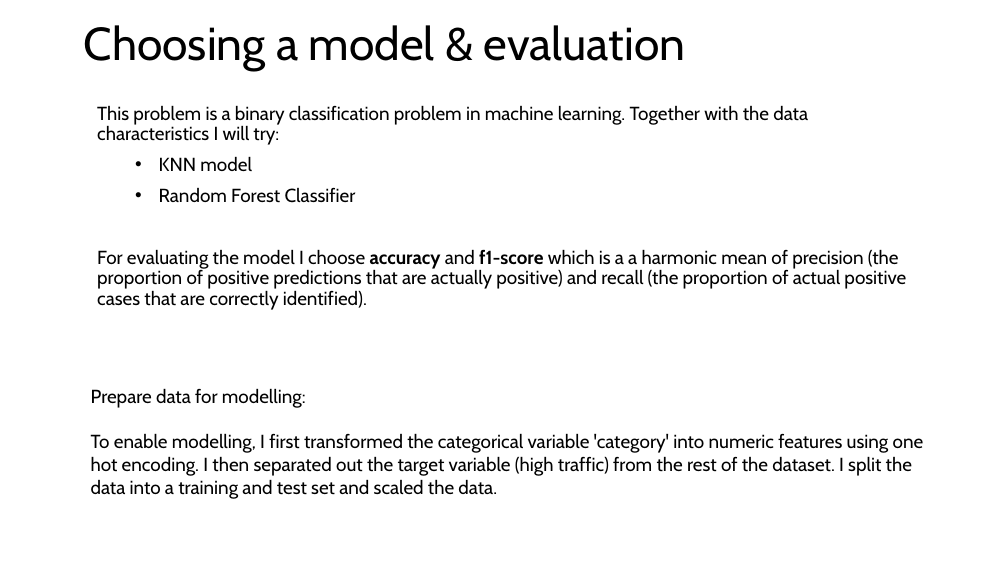
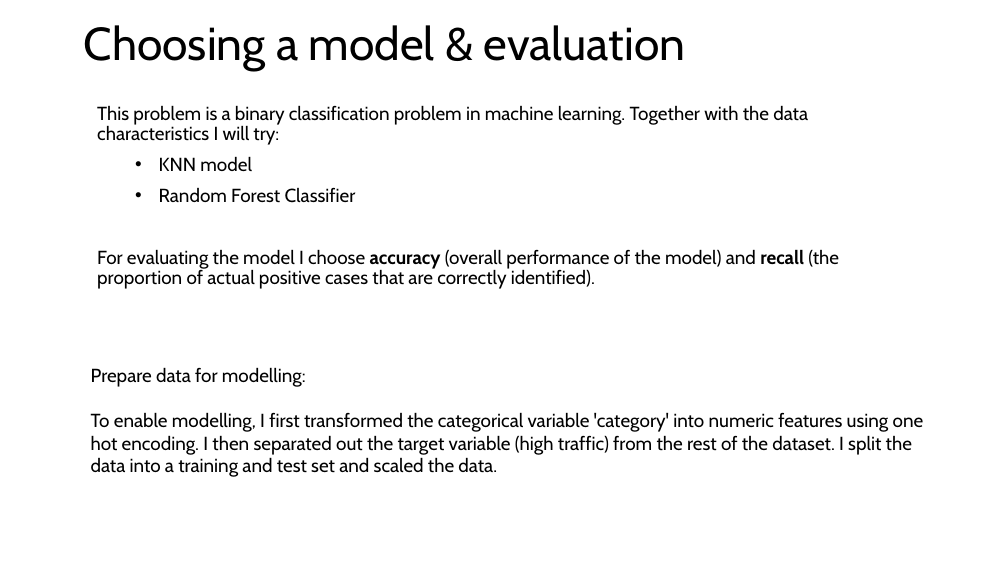
Before and after one commit to Vicbeg/Recipe-site-traffic, a slide deck: slide 8 of Model Presentation.pptx. Drawn at 1008x567 pixels with LibreOffice and Linux fonts; fonts in the diff are those of the drawing. Boxes give left, top, right and bottom in pixels: in the first picture for what was removed or moved away, otherwise in the second. Text is boxed around its words. In the diff, an @@ line names an element or a change of style, - is before the commit and + after.

```diff
--- a/Model Presentation.pptx
+++ b/Model Presentation.pptx
@@ text at box(97, 249, 839, 289): text changed @@
-For evaluating the model I choose accuracy and f1-score which is a a harmonic mean of precision (the proportion of positive predictions that are actually positive) and recall (the proportion of actual positive cases that are correctly identified).
+For evaluating the model I choose accuracy (overall performance of the model) and recall (the proportion of actual positive cases that are correctly identified).
@@ text "Prepare data for modelling:": place and size @@
-text "Prepare data for modelling:" at box(91, 388, 924, 499)
+text "Prepare data for modelling:" at box(91, 367, 924, 477)
```
Also in this commit, not shown: 5 other slides changed, 3 other files.
